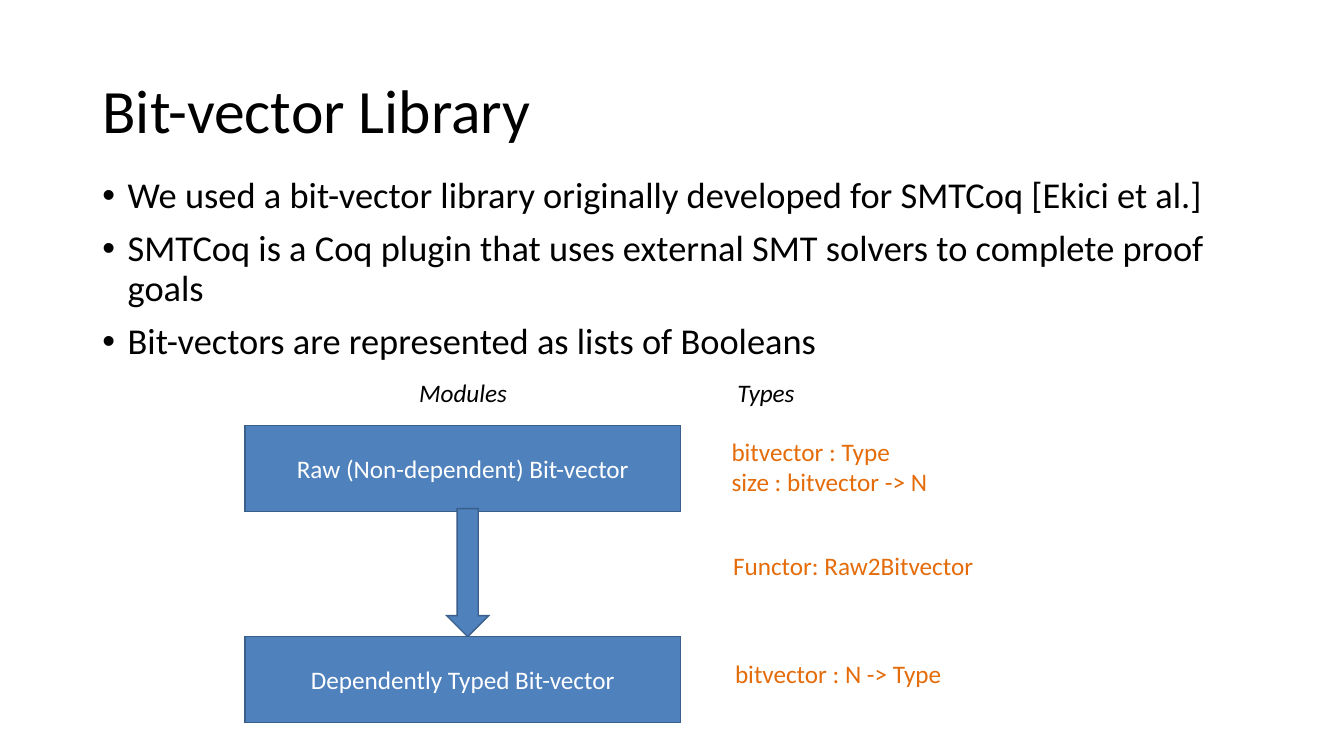
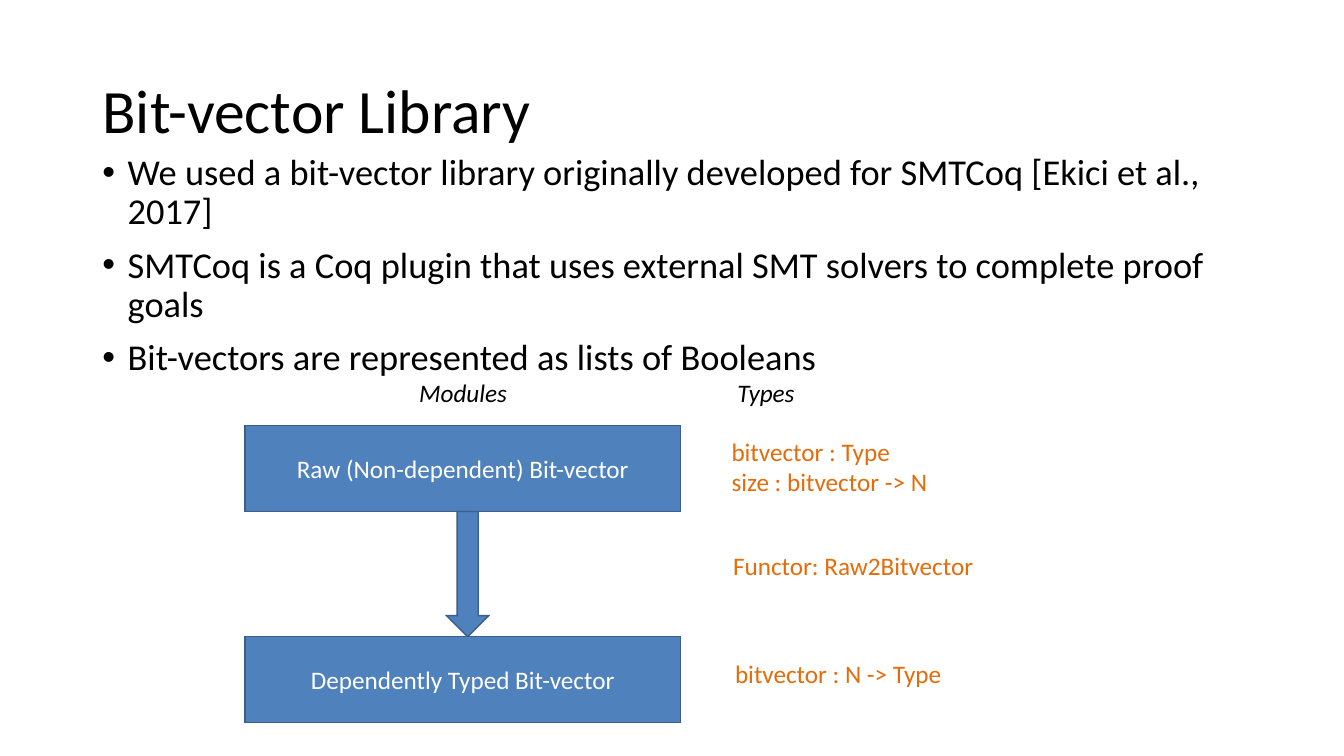
Before and after one commit to arjunvish/pxtp2019presentation, a slide deck: slide 10 of Presentation.pptx. Drawn at 1344x756 pixels with LibreOffice and Linux fonts; fonts in the diff are those of the drawing. Boxes give left, top, right and bottom in pixels: in the first picture for what was removed or moved away, otherwise in the second. Text is boxed around its words. In the diff, an @@ line names an element or a change of style, - is before the commit and + after.

```diff
--- a/Presentation.pptx
+++ b/Presentation.pptx
@@ text "We used a bit-vector library ...": place and size @@
-text "We used a bit-vector library ..." at <box>128,181,1204,360</box>
+text "We used a bit-vector library ..." at <box>128,158,1204,376</box>
@@ text at <box>128,158,1199,229</box>: text changed @@
-• We used a bit-vector library originally developed for SMTCoq [Ekici et al.]
+• We used a bit-vector library originally developed for SMTCoq [Ekici et al., 2017]
```
Also in this commit, not shown: 13 other slides changed.
